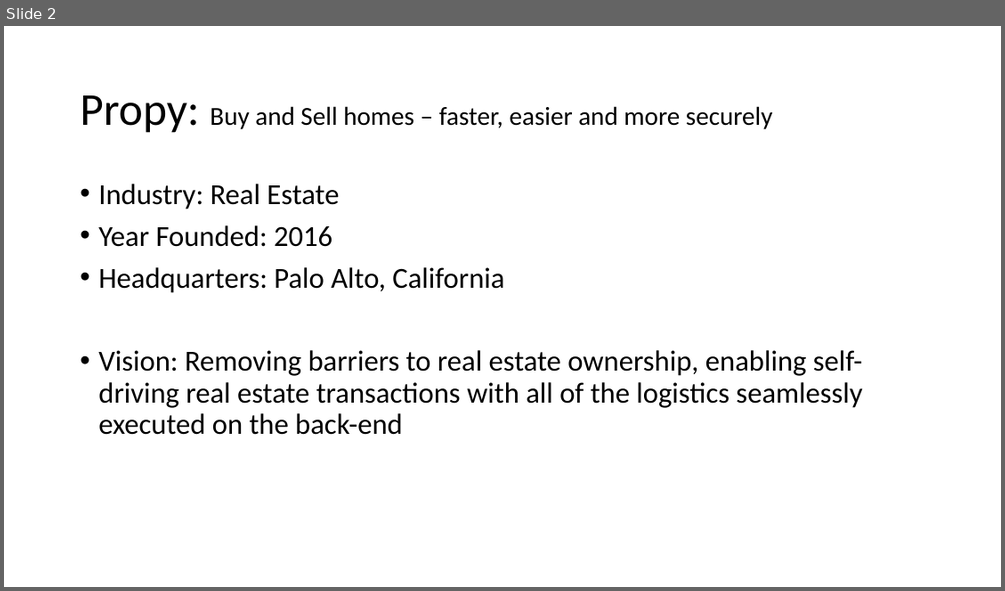
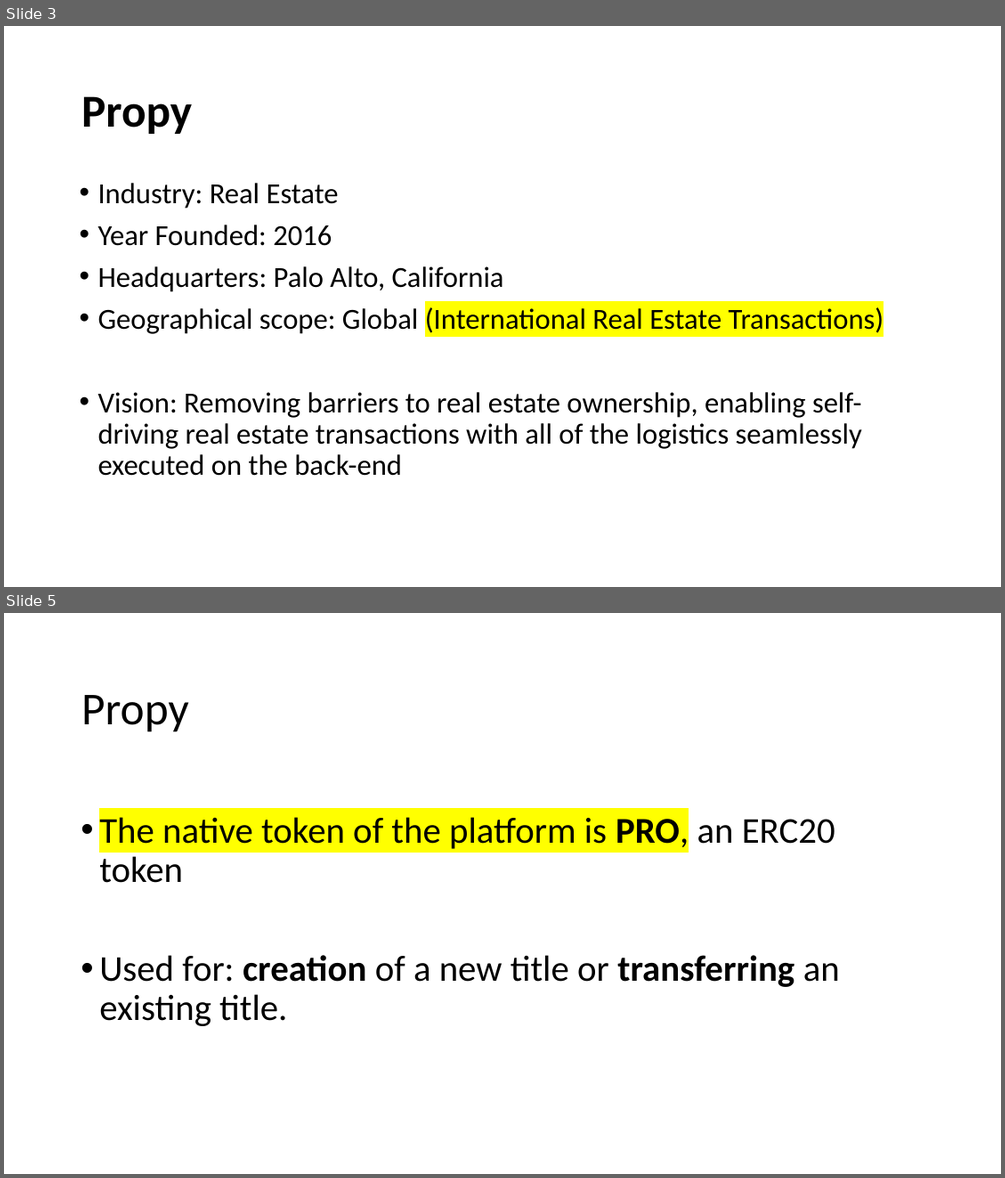
Before and after one commit to RusUsf/Blockchain_Class, a slide deck: Ruslan_Dubas_Presentation.pptx. Shown one above the other, each under a label of ours: slide 2 before the commit, slides 3 and 5 after it; the slides between them are not shown. The pictures are 1005x591 and 1005x1178 pixels, drawn with LibreOffice and Linux fonts; fonts in the diff are those of the drawing. Boxes give left, top, right and bottom in pixels: in the first picture for what was removed or moved away, otherwise in the second. Text is boxed around its words. In the diff, an @@ line names an element or a change of style, - is before the commit and + after.

```diff
--- a/Ruslan_Dubas_Presentation.pptx
+++ b/Ruslan_Dubas_Presentation.pptx
@@ slide 5 added at [4,613,1001,1174], background #FFFFFF @@
@@ title added at [81,695,189,732], 44 pt, text #000000 @@
+Propy
@@ text added at [99,817,840,1026], 35 pt, text #000000 @@
+• The native token of the platform is PRO, an ERC20 token
+• Used for: creation of a new title or transferring an existing title.
@@ what was slide 2 is now slide 3 @@
@@ slide 3 changed as well @@
@@ title at [81,96,192,134]: text changed; size 25 to 44 pt; bold on @@
-Propy: Buy and Sell homes – faster, easier and more securely
+Propy
@@ text at [98,305,884,336]: paragraph added @@
+• Geographical scope: Global (International Real Estate Transactions)
```
Also in this commit, not shown: 2 other slides changed, 2 other slides added, 1 other file.
